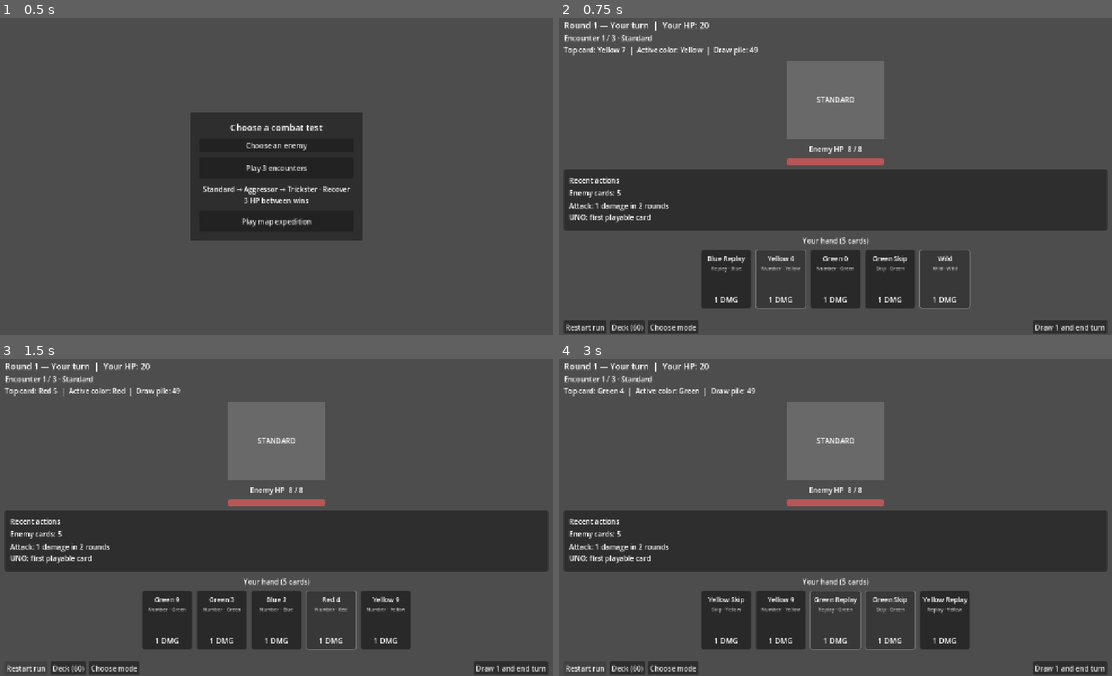
Above: before the commit, frames 1-4 (two rows, left to right).
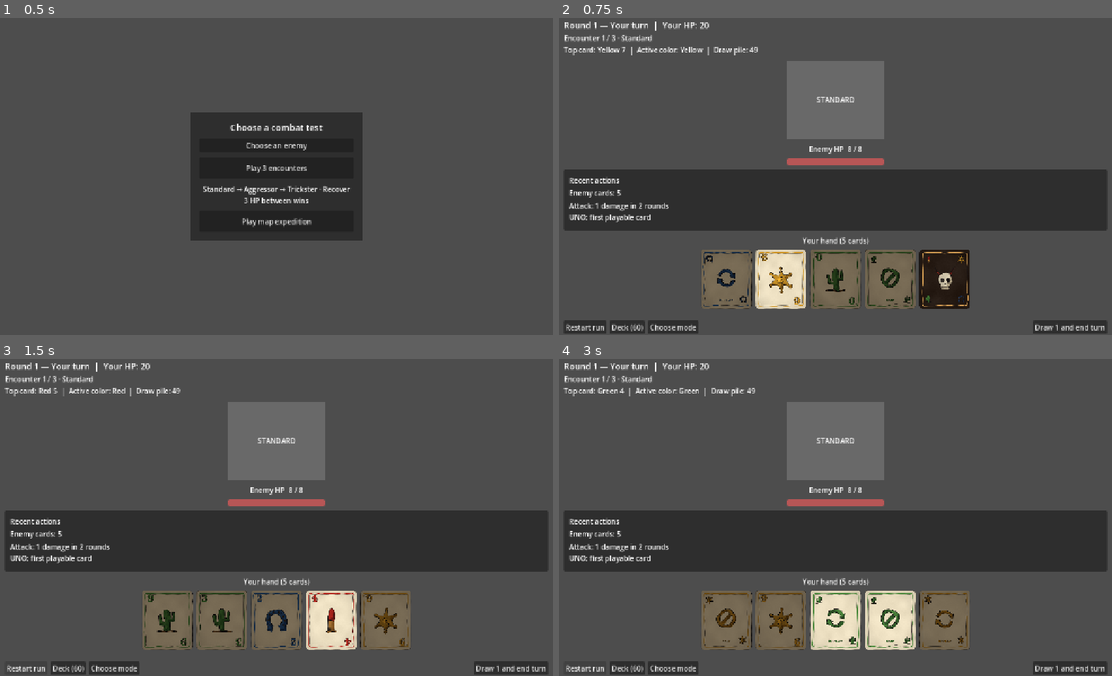
Above: after the commit, the same moments.

Repository: LagMager/UNO
Game: Godot game, scene res://scenes/game/main.tscn
Same seed, same stepped clock (60 frames per second), same inputs: the game is played once before the commit and once after it.
Inputs:
- Up to frame 1 (0.5 s): no input
- Up to frame 2 (0.75 s): click "Play 3 encounters" at 0.5 s
- Up to frame 3 (1.5 s): click "Restart run" at 1.25 s
- Up to frame 4 (3 s): click "Restart run" at 2 s; click "Restart run" at 2.75 s

Frame 1 is identical in both runs. In frame 2, 8.1% of the frame differs, in the area x 25-75%, y 73-92%; in frame 3, 7.9%; in frame 4, 8.3%.

Commit message:
feat: add illustrated card faces

Diff:
--- a/scenes/game/card_view.tscn
+++ b/scenes/game/card_view.tscn
@@ -1,74 +1,40 @@
-[gd_scene load_steps=7 format=3]
+[gd_scene load_steps=4 format=3]
 
 [ext_resource type="Script" path="res://scripts/game/card_view.gd" id="1_card_view"]
 
-[sub_resource type="StyleBoxFlat" id="StyleBoxFlat_normal"]
-bg_color = Color(0.22, 0.22, 0.22, 1)
-border_width_left = 2
-border_width_top = 2
-border_width_right = 2
-border_width_bottom = 2
-border_color = Color(0.47, 0.47, 0.47, 1)
-corner_radius_top_left = 6
-corner_radius_top_right = 6
-corner_radius_bottom_right = 6
-corner_radius_bottom_left = 6
+[sub_resource type="StyleBoxEmpty" id="StyleBoxEmpty_card"]
 
 [sub_resource type="StyleBoxFlat" id="StyleBoxFlat_hover"]
-bg_color = Color(0.31, 0.31, 0.31, 1)
-border_width_left = 2
-border_width_top = 2
-border_width_right = 2
-border_width_bottom = 2
-border_color = Color(0.76, 0.76, 0.76, 1)
-corner_radius_top_left = 6
-corner_radius_top_right = 6
-corner_radius_bottom_right = 6
-corner_radius_bottom_left = 6
-
-[sub_resource type="StyleBoxFlat" id="StyleBoxFlat_pressed"]
-bg_color = Color(0.39, 0.39, 0.39, 1)
-border_width_left = 2
-border_width_top = 2
-border_width_right = 2
-border_width_bottom = 2
-border_color = Color(0.9, 0.9, 0.9, 1)
-corner_radius_top_left = 6
-corner_radius_top_right = 6
-corner_radius_bottom_right = 6
-corner_radius_bottom_left = 6
-
-[sub_resource type="StyleBoxFlat" id="StyleBoxFlat_disabled"]
-bg_color = Color(0.16, 0.16, 0.16, 1)
-border_width_left = 2
-border_width_top = 2
-border_width_right = 2
-border_width_bottom = 2
-border_color = Color(0.27, 0.27, 0.27, 1)
-corner_radius_top_left = 6
-corner_radius_top_right = 6
-corner_radius_bottom_right = 6
-corner_radius_bottom_left = 6
-
-[sub_resource type="StyleBoxFlat" id="StyleBoxFlat_focus"]
 draw_center = false
-border_width_left = 2
-border_width_top = 2
-border_width_right = 2
-border_width_bottom = 2
-border_color = Color(0.9, 0.9, 0.9, 1)
-corner_radius_top_left = 6
-corner_radius_top_right = 6
-corner_radius_bottom_right = 6
-corner_radius_bottom_left = 6
+border_width_left = 3
+border_width_top = 3
+border_width_right = 3
+border_width_bottom = 3
+border_color = Color(0.937, 0.776, 0.45, 1)
+corner_radius_top_left = 9
+corner_radius_top_right = 9
+corner_radius_bottom_right = 9
+corner_radius_bottom_left = 9
+expand_margin_left = 3.0
+expand_margin_top = 3.0
+expand_margin_right = 3.0
+expand_margin_bottom = 3.0
 
 [node name="CardView" type="Button"]
 custom_minimum_size = Vector2(116, 136)
-theme_override_styles/normal = SubResource("StyleBoxFlat_normal")
+theme_override_colors/icon_normal_color = Color(1, 1, 1, 1)
+theme_override_colors/icon_hover_color = Color(1, 1, 1, 1)
+theme_override_colors/icon_pressed_color = Color(0.88, 0.84, 0.78, 1)
+theme_override_colors/icon_focus_color = Color(1, 1, 1, 1)
+theme_override_colors/icon_disabled_color = Color(0.5, 0.47, 0.43, 1)
+theme_override_styles/normal = SubResource("StyleBoxEmpty_card")
 theme_override_styles/hover = SubResource("StyleBoxFlat_hover")
-theme_override_styles/pressed = SubResource("StyleBoxFlat_pressed")
-theme_override_styles/disabled = SubResource("StyleBoxFlat_disabled")
-theme_override_styles/focus = SubResource("StyleBoxFlat_focus")
+theme_override_styles/pressed = SubResource("StyleBoxFlat_hover")
+theme_override_styles/disabled = SubResource("StyleBoxEmpty_card")
+theme_override_styles/focus = SubResource("StyleBoxEmpty_card")
+icon_alignment = 1
+vertical_icon_alignment = 1
+expand_icon = true
 script = ExtResource("1_card_view")
 
 [node name="Content" type="MarginContainer" parent="."]
@@ -82,7 +48,7 @@
 theme_override_constants/margin_left = 8
 theme_override_constants/margin_top = 10
 theme_override_constants/margin_right = 8
-theme_override_constants/margin_bottom = 10
+theme_override_constants/margin_bottom = 2
 
 [node name="Labels" type="VBoxContainer" parent="Content"]
 layout_mode = 2
@@ -90,6 +56,7 @@
 theme_override_constants/separation = 4
 
 [node name="Name" type="Label" parent="Content/Labels"]
+visible = false
 layout_mode = 2
 mouse_filter = 2
 theme_override_font_sizes/font_size = 15
@@ -97,6 +64,7 @@
 autowrap_mode = 3
 
 [node name="TypeColor" type="Label" parent="Content/Labels"]
+visible = false
 layout_mode = 2
 mouse_filter = 2
 theme_override_colors/font_color = Color(0.77, 0.77, 0.77, 1)
@@ -112,7 +80,7 @@
 [node name="Damage" type="Label" parent="Content/Labels"]
 layout_mode = 2
 mouse_filter = 2
-theme_override_font_sizes/font_size = 17
+theme_override_font_sizes/font_size = 13
 horizontal_alignment = 1
 
 [node name="Details" type="Label" parent="Content/Labels"]
--- a/scripts/game/card_view.gd
+++ b/scripts/game/card_view.gd
@@ -1,5 +1,11 @@
 class_name CardView
 extends Button
+
+const FACES_DIR := "res://assets/cards/faces/"
+const UPGRADED_COLOR := Color("#f2c46a")
+const BONUS_COLOR := Color("#efe2c4")
+
+static var _face_cache: Dictionary = {}
 
 @onready var _name_label: Label = $Content/Labels/Name
 @onready var _type_color_label: Label = $Content/Labels/TypeColor
@@ -8,14 +14,45 @@
 
 
 func show_card(card: Card, details: String = "") -> void:
+	icon = face_for(card)
+	set_meta("card", card)
 	_name_label.text = card.get_label()
 	_type_color_label.text = "%s · %s" % [_kind_name(card.kind), Card.color_to_string(card.color)]
 	_damage_label.text = "%d DMG" % card.get_damage()
+	# The art already shows suit and value; only call out boosted damage.
+	_damage_label.visible = card.get_damage() != 1 or card.is_upgraded
+	_damage_label.add_theme_color_override("font_color", UPGRADED_COLOR if card.is_upgraded else BONUS_COLOR)
 	_details_label.text = details
 	_details_label.visible = not details.is_empty()
-	tooltip_text = "%s — %s — %d DMG" % [card.get_label(), _type_color_label.text, card.get_damage()]
-	if not details.is_empty():
-		tooltip_text += " — %s" % details
+	tooltip_text = ""
+
+
+static func face_for(card: Card) -> Texture2D:
+	return _load_face(face_name(card))
+
+
+static func face_name(card: Card) -> String:
+	if card.kind == Card.Kind.WILD or card.color == Card.CardColor.WILD:
+		return "wild"
+	var color_key: String = Card.color_to_string(card.color).to_lower()
+	match card.kind:
+		Card.Kind.REPLAY:
+			return "%s_replay" % color_key
+		Card.Kind.SKIP:
+			return "%s_skip" % color_key
+		_:
+			return "%s_%d" % [color_key, clampi(card.number, 0, 9)]
+
+
+static func back_texture() -> Texture2D:
+	return _load_face("back")
+
+
+static func _load_face(face: String) -> Texture2D:
+	if not _face_cache.has(face):
+		var path := FACES_DIR + face + ".png"
+		_face_cache[face] = load(path) if ResourceLoader.exists(path) else null
+	return _face_cache[face]
 
 
 func _kind_name(kind: Card.Kind) -> String:
Binary file added: assets/cards/faces/back.png
Not shown, added: assets/cards/faces/back.png.import
Binary file added: assets/cards/faces/blue_0.png
Not shown, added: assets/cards/faces/blue_0.png.import
Binary file added: assets/cards/faces/blue_1.png
Not shown, added: assets/cards/faces/blue_1.png.import
Binary file added: assets/cards/faces/blue_2.png
Not shown, added: assets/cards/faces/blue_2.png.import
Binary file added: assets/cards/faces/blue_3.png
Not shown, added: assets/cards/faces/blue_3.png.import
Binary file added: assets/cards/faces/blue_4.png
Not shown, added: assets/cards/faces/blue_4.png.import
(and 88 more such lines)
